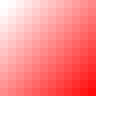
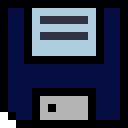
Comparing the layer stacks of the two (128, 128) images. Changes:
added layer "Neue Ebene#1" above "Neue Ebene" over <box>0,0,128,128</box>
hid "Neue Ebene", painted on it over <box>0,0,128,128</box>
